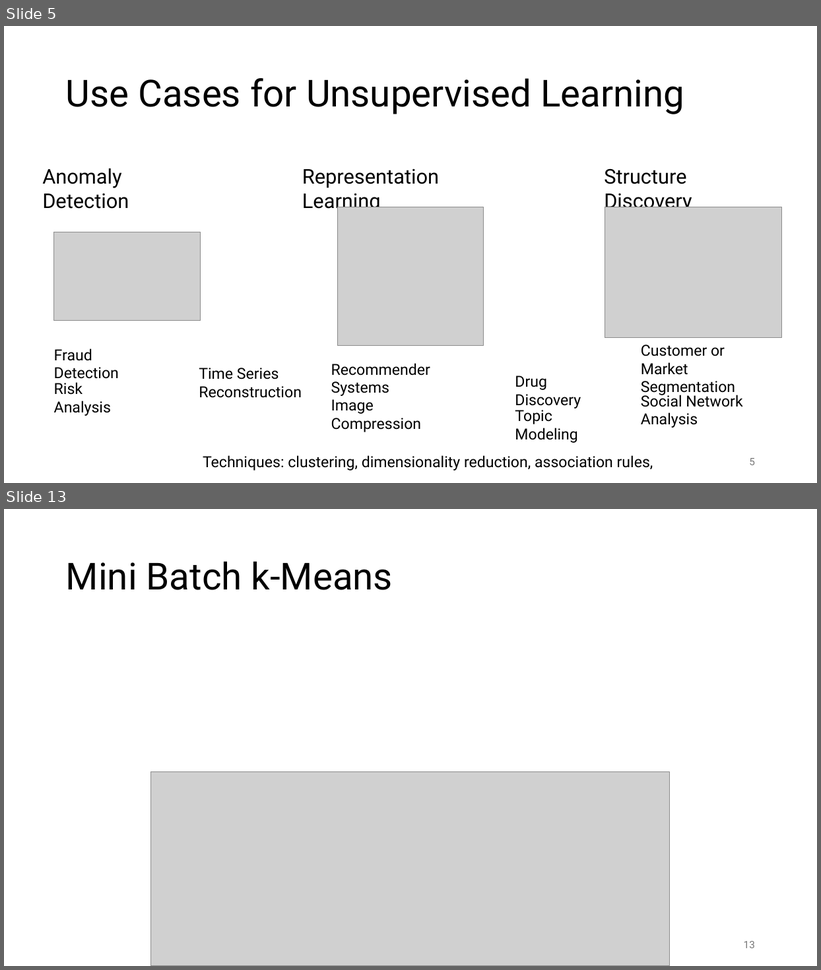
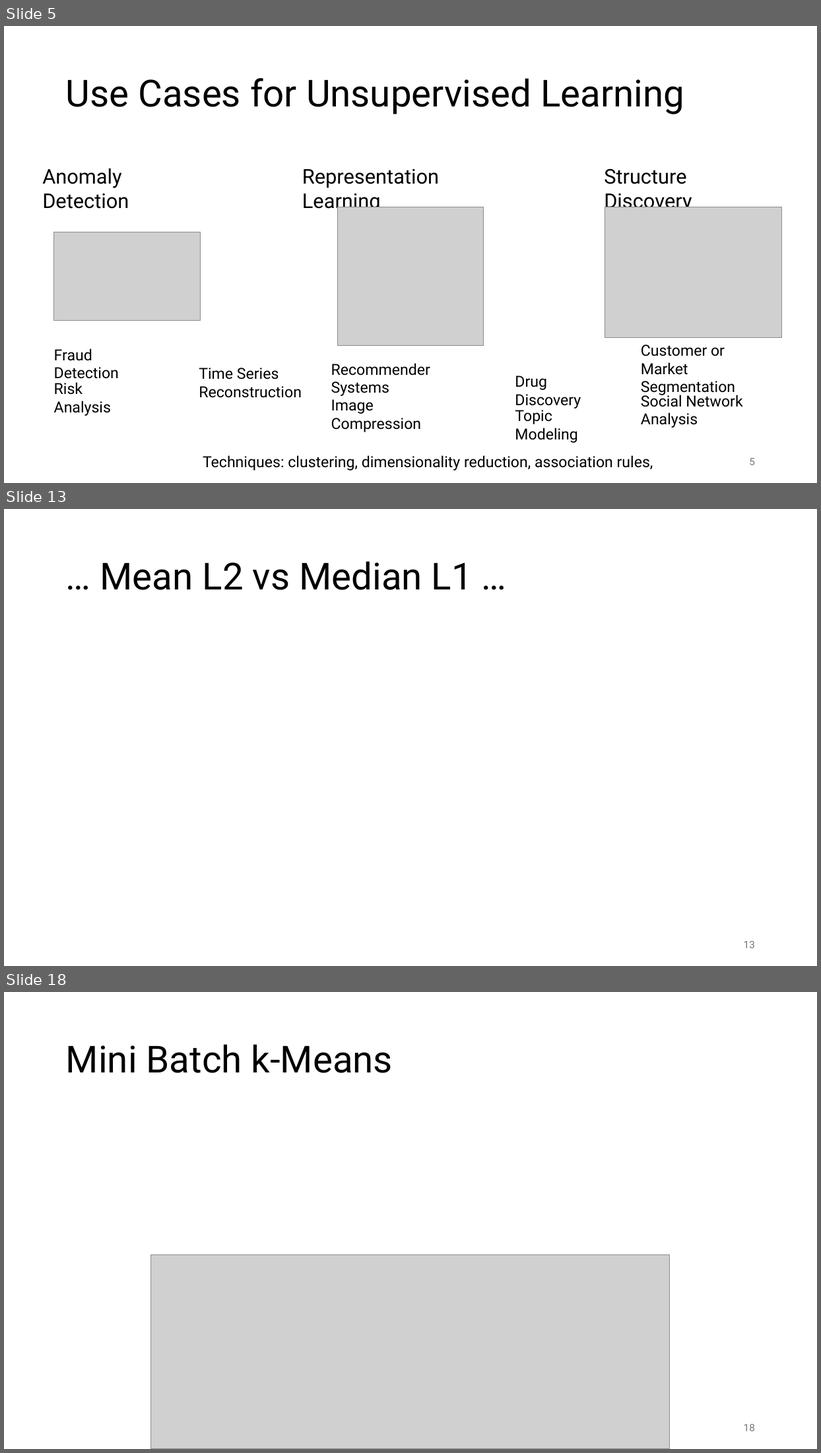
Before and after one commit to FelixWick/data_science, a slide deck: slides/2_clustering.pptx. Shown one above the other, each under a label of ours: slides 5 and 13 before the commit, slides 5, 13 and 18 after it; the slides between them are not shown. The pictures are 821x970 and 821x1453 pixels, drawn with LibreOffice and Linux fonts; fonts in the diff are those of the drawing; grey boxes stand for pictures. Boxes give left, top, right and bottom in pixels: in the first picture for what was removed or moved away, otherwise in the second. Text is boxed around its words. In the diff, an @@ line names an element or a change of style, - is before the commit and + after.

```diff
--- a/slides/2_clustering.pptx
+++ b/slides/2_clustering.pptx
@@ slide 13 added at (4, 509, 817, 966), background #FFFFFF @@
@@ title added at (100, 561, 473, 590), 44 pt, text #000000 @@
+… Mean L2 vs Median L1 …
@@ page number added at (744, 941, 755, 949), 12 pt, text #797979 @@
+13
@@ what was slide 13 is now slide 18 @@
@@ page number at (744, 1424, 755, 1432): text changed @@
-13
+18
```
Also in this commit, not shown: 7 slides changed, 4 other slides added, 2 other files.
